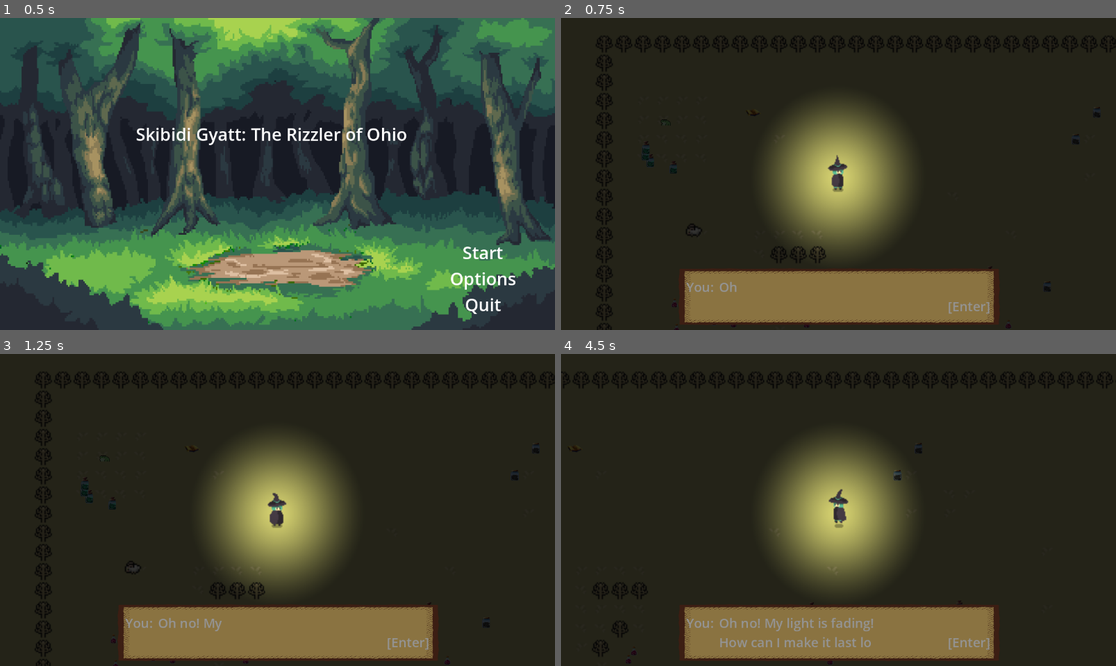
Above: before the commit, frames 1-4 (two rows, left to right).
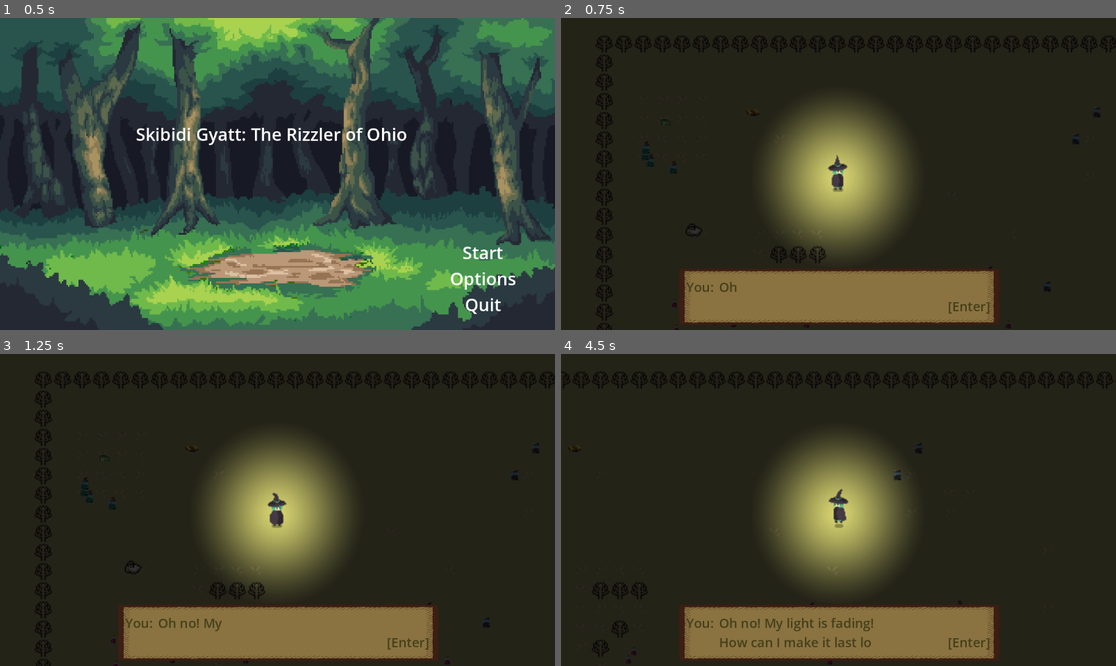
Above: after the commit, the same moments.

Repository: AnthonyDrow21/PSGameJam2024-2
Game: Godot game, scene res://Menus/MainMenu.tscn
Same seed, same stepped clock (60 frames per second), same inputs: the game is played once before the commit and once after it. Sound files missing from this copy of the repository are replaced by a short silence.
Inputs (mouse positions are in pixels of both pictures, inside the frame that each line leads up to):
- Up to frame 1 (0.5 s): no input
- Up to frame 2 (0.75 s): click "Start" at 0.5 s
- Up to frame 3 (1.25 s): no input
- Up to frame 4 (4.5 s): tap Enter (ui_accept) at 1.25 s; move the mouse to (960, 494) at 1.27 s; hold Right (ui_right) 1.28-2 s; hold Enter (ui_accept) 1.28-2 s; click (960, 494) at 1.42 s; drag from (727, 525) to (561, 456) at 2.02 s; move the mouse to (894, 441) at 2.77 s; hold Right (ui_right) 2.78-3.5 s; hold Enter (ui_accept) 2.78-3.5 s; drag from (810, 572) to (672, 463) at 3.52 s; move the mouse to (1005, 556) at 4.27 s; hold Left (ui_left) from 4.28 s (still down); hold Enter (ui_accept) from 4.28 s (still down)

Frame 1 is identical in both runs. In frame 2, 0.2% of the frame differs, in the area x 22-78%, y 84-95%; in frame 3, 0.3%; in frame 4, 0.9%.

Commit message:
Add gate logic
Added gate and gate interact logic. If the player interacts using 'spacebar' near the gate, they will get a text dialogue. If it's locked, they'll get the locked dialogue. They can unlock the gate if they have the item id that is specified as the key for that gate. When the user interacts with that item in their inventory, they unlock the gate and a new dialogue is shown.

We can update this later to have the user select a specific item from the inventory rather than just "if it's in the inventory".

Diff:
--- a/Dialogue/FrogDialogue.json
+++ b/Dialogue/FrogDialogue.json
@@ -5,4 +5,6 @@
 	{"name": "Sheep", "text": "Baa!"},
 	{"name": "Sheep", "text": "Bleat!"},
 	{"name": "Sheep", "text": "Rizz"},
+	{"name": "Gate Locked", "text": "It's locked... maybe I can craft something to remove it"},
+	{"name": "Gate Unlocked", "text": "It's open!"}
 ]
--- /dev/null
+++ b/Elements/Gate.gd
@@ -0,0 +1,37 @@
+extends Area2D
+
+signal gate_unlocked
+
+var _locked = true
+@export var item_id_key = "pink_potion" # TODO: Update this with the right item
+
+
+func player_can_unlock():
+	if PlayerInventory.find_item(item_id_key):
+		return true
+	else:
+		return false
+
+
+func unlock_gate():
+	$audioUnlock.play()
+	emit_signal("gate_unlocked")
+	_locked = false
+
+
+func _input(event):
+	# done processing events once the gate is unlocked
+	# TODO- we can probs just queue_free() after it's unlocked, but need to figure out
+	#       keeping dialogue open until then...
+	if not _locked:
+		return
+
+	if event.is_action_pressed("ui_accept") && len(get_overlapping_areas()) > 0:
+		var dialogue = get_node("Dialogue")
+
+		if player_can_unlock():
+			PlayerInventory.remove_item(item_id_key, 1)
+			unlock_gate()
+			dialogue.display_dialogue_for("Gate Unlocked")
+		else:
+			dialogue.display_dialogue_for("Gate Locked")
--- /dev/null
+++ b/Elements/Gate.tscn
@@ -0,0 +1,22 @@
+[gd_scene load_steps=5 format=3 uid="uid://b0divemgo65sn"]
+
+[ext_resource type="Script" path="res://Elements/Gate.gd" id="1_cr64i"]
+[ext_resource type="PackedScene" uid="uid://dndsgtaw3w7s3" path="res://Textbox.tscn" id="3_m64fg"]
+[ext_resource type="AudioStream" uid="uid://du6pmudsqmlgv" path="res://Assets/Sounds/GateUnlock.ogg" id="4_b0krs"]
+
+[sub_resource type="CircleShape2D" id="CircleShape2D_fpk7l"]
+radius = 100.0
+
+[node name="Gate" type="Area2D"]
+collision_layer = 4
+collision_mask = 4
+script = ExtResource("1_cr64i")
+
+[node name="collision" type="CollisionShape2D" parent="."]
+position = Vector2(2808, 853.75)
+shape = SubResource("CircleShape2D_fpk7l")
+
+[node name="Dialogue" parent="." instance=ExtResource("3_m64fg")]
+
+[node name="audioUnlock" type="AudioStreamPlayer" parent="."]
+stream = ExtResource("4_b0krs")
--- a/Globals/PlayerInventory.gd
+++ b/Globals/PlayerInventory.gd
@@ -13,6 +13,13 @@
 # value is array [item_id, item_quantity]
 var inventory = {
 	}
+
+
+func find_item(item_id):
+	for item in inventory:
+		if inventory[item][0] == item_id:
+			return inventory[item]
+	return null
 
 func add_item_at_idx(idx, item_id, quantity):
 	if inventory.has(idx):
@@ -43,10 +50,10 @@
 	# TODO: this is funky- we should really have the logic somewhere else like in a dediated scene
 #       for the journal pages, but this works for now... just not extendable.
 	if "journalpage" in item_id:
-		for item in inventory:
-			if inventory[item][0] == "journal":
-				emit_signal("picked_up_journal_page", item_id)
-				return
+		var journal = find_item("journal")
+		if journal:
+			emit_signal("picked_up_journal_page", item_id)
+			return
 		# we don't have the journal yet, add it to the inventory until we get the journal
 	elif "journal" in item_id:
 		emit_signal("picked_up_journal")
--- /dev/null
+++ b/Maps/Forrest.gd
@@ -0,0 +1,7 @@
+extends TileMap
+
+var GATE_LAYER = 2 # tilemap layer
+
+# note: assuming we only have one gate on this level.
+func on_gate_unlocked():
+	clear_layer(GATE_LAYER)
--- a/Maps/Forrest.tscn
+++ b/Maps/Forrest.tscn
@@ -1,7 +1,8 @@
-[gd_scene load_steps=6 format=3 uid="uid://cnwhwyqvffjtw"]
+[gd_scene load_steps=7 format=3 uid="uid://cnwhwyqvffjtw"]
 
 [ext_resource type="Texture2D" uid="uid://cr7tw1rp0evdd" path="res://Assets/MiniWorldSprites/Ground/DeadGrass.png" id="1_a0la3"]
 [ext_resource type="Texture2D" uid="uid://dcnvnimm5sm6k" path="res://Assets/MiniWorldSprites/AllAssetsPreview.png" id="2_tqe2r"]
+[ext_resource type="Script" path="res://Maps/Forrest.gd" id="3_lti5p"]
 
 [sub_resource type="TileSetAtlasSource" id="TileSetAtlasSource_o6135"]
 texture = ExtResource("1_a0la3")
@@ -2134,6 +2135,7 @@
 1:11/0 = 0
 1:11/0/physics_layer_0/linear_velocity = Vector2(0, 0)
 1:11/0/physics_layer_0/angular_velocity = 0.0
+1:11/0/physics_layer_0/polygon_0/points = PackedVector2Array(-8, -8, 8, -8, 8, 8, -8, 8)
 3:11/0 = 0
 3:11/0/physics_layer_0/linear_velocity = Vector2(0, 0)
 3:11/0/physics_layer_0/angular_velocity = 0.0
@@ -3339,3 +3341,6 @@
 layer_0/tile_data = PackedInt32Array(0, 0, 0, 65536, 0, 0, 131072, 0, 0, 196608, 0, 0, 262144, 0, 0, 327680, 0, 0, 3932 …(126005 unchanged characters)…
 layer_1/name = "Objects"
 layer_1/tile_data = PackedInt32Array(851976, 524289, 17, 786441, 524289, 17, 655369, 524289, 17, 655368, 524289, 17, 12 …(5936 unchanged characters)…
+layer_2/name = "Gate"
+layer_2/tile_data = PackedInt32Array(1310790, 65537, 11, 1376326, 65537, 11, 1441862, 65537, 11)
+script = ExtResource("3_lti5p")
--- a/Textbox.tscn
+++ b/Textbox.tscn
@@ -57,7 +57,7 @@
 layout_mode = 2
 size_flags_vertical = 0
 theme = SubResource("Theme_k5xat")
-theme_override_colors/font_color = Color(0.580392, 0.580392, 0.580392, 1)
+theme_override_colors/font_color = Color(0.270588, 0.247059, 0.105882, 1)
 theme_override_font_sizes/font_size = 27
 text = "
 "
@@ -66,13 +66,14 @@
 layout_mode = 2
 size_flags_horizontal = 3
 size_flags_vertical = 1
-theme_override_colors/font_color = Color(0.580392, 0.580392, 0.580392, 1)
+theme_override_colors/font_color = Color(0.270588, 0.247059, 0.105882, 1)
 theme_override_fonts/font = SubResource("SystemFont_6jlt6")
 theme_override_font_sizes/font_size = 27
+autowrap_mode = 2
 
 [node name="End" type="Label" parent="OuterMarginContainer/Panel/MarginContainer/HBoxContainer"]
 layout_mode = 2
 size_flags_horizontal = 8
 size_flags_vertical = 8
-theme_override_colors/font_color = Color(0.580392, 0.580392, 0.580392, 1)
+theme_override_colors/font_color = Color(0.270588, 0.247059, 0.105882, 1)
 theme_override_font_sizes/font_size = 27
--- a/World.gd
+++ b/World.gd
@@ -52,6 +52,8 @@
 	PlayerInventory.picked_up_journal_page.connect(JOURNAL_MENU.on_journal_page_picked_up)
 	PlayerInventory.picked_up_journal.connect(JOURNAL_MENU.on_journal_picked_up)
 
+	$Gate.gate_unlocked.connect($Forrest.on_gate_unlocked)
+
 # Called every frame. 'delta' is the elapsed time since the previous frame.
 func _process(delta):
 	pass
--- a/World.tscn
+++ b/World.tscn
@@ -8,6 +8,7 @@
 [ext_resource type="PackedScene" uid="uid://bp2iynunt3ucr" path="res://Sheep.tscn" id="6_8a57w"]
 [ext_resource type="PackedScene" uid="uid://dndsgtaw3w7s3" path="res://Textbox.tscn" id="6_ua606"]
 [ext_resource type="PackedScene" uid="uid://qs724ar8c0wb" path="res://Elements/ItemDrop.tscn" id="7_4rhov"]
+[ext_resource type="PackedScene" uid="uid://b0divemgo65sn" path="res://Elements/Gate.tscn" id="9_mvkw7"]
 
 [node name="World" type="Node2D"]
 light_mask = 3
@@ -93,3 +94,6 @@
 [node name="AquaRegiaPage" parent="." instance=ExtResource("7_4rhov")]
 position = Vector2(334, 1582)
 id = "journalpage_aquaregia"
+
+[node name="Gate" parent="." instance=ExtResource("9_mvkw7")]
+position = Vector2(-3, 0)
Not shown, added: Assets/Sounds/GateUnlock.ogg.import
Not shown: 1 places in World.tscn that only renumber resources
Not shown, added: Assets/Sounds/GateUnlock.ogg
